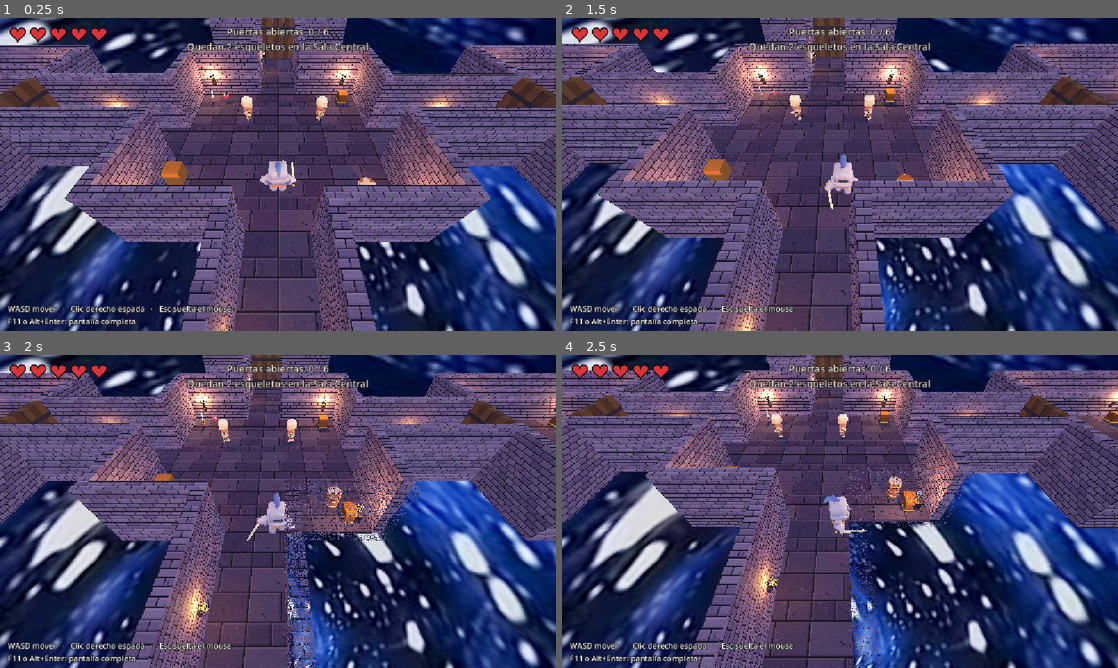
Above: before the commit, frames 1-4 (two rows, left to right).
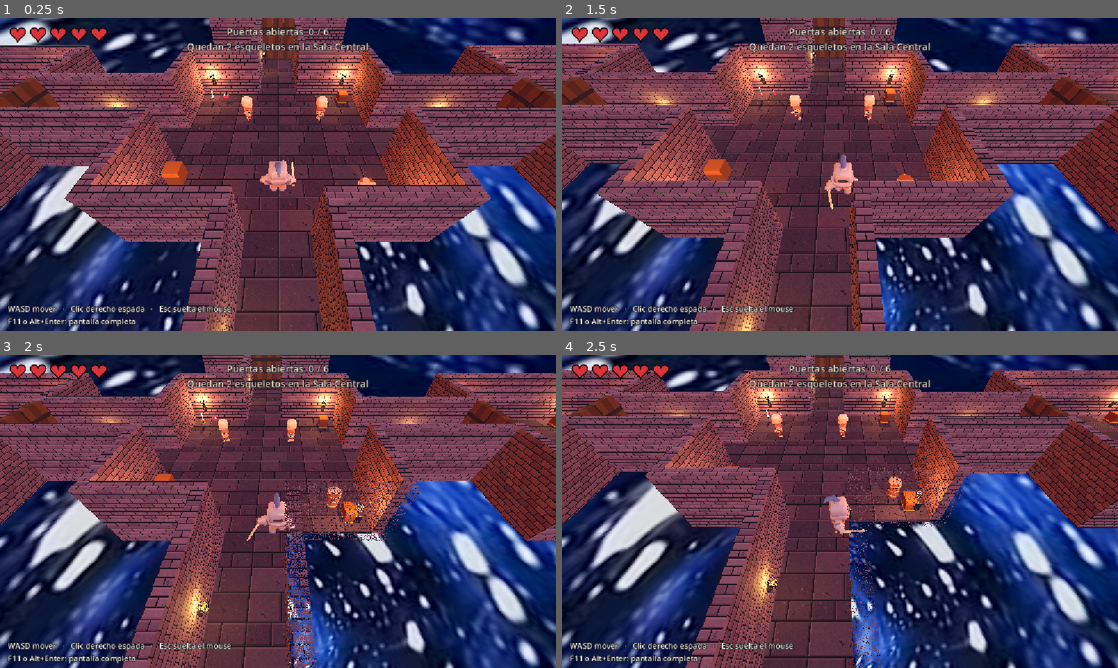
Above: after the commit, the same moments.

Repository: Tairacx/Pixel-dungeon-lite
Game: Godot game, scene res://Level_1.tscn
The game is run twice, just before and just after one commit, with the same random seed, the same clock (stepped at 60 frames per second) and the same inputs. Sound files missing from this copy of the repository are replaced by a short silence.
Inputs (mouse positions are in pixels of both pictures, inside the frame that each line leads up to):
- Up to frame 1 (0.25 s): no input
- Up to frame 2 (1.5 s): tap Enter at 0.5 s; move the mouse to (962, 158) at 0.52 s; hold D (move_right) 0.53-1.28 s; tap E (abrir) at 0.6 s; click (962, 158) at 0.67 s; move the mouse to (728, 190) at 1.27 s; hold S (move_down) from 1.28 s (still down); tap Middle mouse button (apuntar) at 1.35 s
- Up to frame 3 (2 s): keep holding S (move_down)
- Up to frame 4 (2.5 s): move the mouse to (895, 442) at 2.02 s; release S (move_down) at 2.03 s; hold D (move_right) from 2.03 s (still down); hold Shift (correr) from 2.03 s (still down)

The runs differ from the first frame. In frame 1, 50% of the frame differs, in the area x 0-100%, y 0-100%; in frame 2, 51%; in frame 3, 45%; in frame 4, 43%.

Commit message:
Poner el ambiente de Level_1 en un tono calido (naranja)
Ajuste de ambient_light_color para que la luz ambiental no sea neutra sino calida.
Incluye el re-guardado normal de la escena por Godot (uids).

Diff:
--- a/Level_1.tscn
+++ b/Level_1.tscn
@@ -37,7 +37,7 @@
 background_color = Color(0.106, 0.086, 0.149, 1)
 sky = SubResource("Sky_d1osm")
 ambient_light_source = 2
-ambient_light_color = Color(0.6, 0.58, 0.62, 1)
+ambient_light_color = Color(0.77254903, 0.36862746, 0.22745098, 1)
 ambient_light_energy = 1.1
 tonemap_mode = 2
 
@@ -115,10 +115,9 @@
 [node name="WorldEnvironment" type="WorldEnvironment" parent="." unique_id=1752168140]
 environment = SubResource("Entorno")
 
-[node name="LuzAmbiente" type="DirectionalLight3D" parent="."]
+[node name="LuzAmbiente" type="DirectionalLight3D" parent="." unique_id=1140474839]
 transform = Transform3D(0.866025, -0.353553, 0.353553, 0, 0.707107, 0.707107, -0.5, -0.612372, 0.612372, 0, 6, 0)
 light_energy = 0.3
-shadow_enabled = false
 
 [node name="Mazmorra" type="Node3D" parent="." unique_id=2004628181]
 
@@ -272,6 +271,12 @@
 transform = Transform3D(0, 0, 1, 0, 1, 0, -1, 0, 0, 5, 0, 5)
 recompensa = 2
 
+[node name="EsqueletoCentral1" parent="Mazmorra/SalaCentral" unique_id=1654359149 instance=ExtResource("15_esq")]
+transform = Transform3D(1, 0, 0, 0, 1, 0, 0, 0, 1, -2.5, 0.05, -2.5)
+
+[node name="EsqueletoCentral2" parent="Mazmorra/SalaCentral" unique_id=683403843 instance=ExtResource("15_esq")]
+transform = Transform3D(1, 0, 0, 0, 1, 0, 0, 0, 1, 2.5, 0.05, -2.5)
+
 [node name="SalaNorte" type="Node3D" parent="Mazmorra" unique_id=1362507603]
 transform = Transform3D(1, 0, 0, 0, 1, 0, 0, 0, 1, 0, 0, -20)
 
@@ -1127,6 +1132,68 @@
 
 [node name="EsqueletoJefe8" parent="Mazmorra/SalaJefe" unique_id=1520495974 instance=ExtResource("15_esq")]
 transform = Transform3D(1, 0, 0, 0, 1, 0, 0, 0, 1, 2.5986443, 0.20000002, 3.232686)
+
+[node name="BarrilJefe1" parent="Mazmorra/SalaJefe" unique_id=376032792 instance=ExtResource("17_barril")]
+transform = Transform3D(1, 0, 0, 0, 1, 0, 0, 0, 1, -7, 0, -7)
+
+[node name="BarrilJefe2" parent="Mazmorra/SalaJefe" unique_id=176454223 instance=ExtResource("17_barril")]
+transform = Transform3D(1, 0, 0, 0, 1, 0, 0, 0, 1, 7, 0, -7)
+
+[node name="BarrilJefe3" parent="Mazmorra/SalaJefe" unique_id=1418965434 instance=ExtResource("17_barril")]
+transform = Transform3D(1, 0, 0, 0, 1, 0, 0, 0, 1, -7, 0, 7)
+
+[node name="BarrilJefe4" parent="Mazmorra/SalaJefe" unique_id=1130128516 instance=ExtResource("17_barril")]
+transform = Transform3D(1, 0, 0, 0, 1, 0, 0, 0, 1, 7, 0, 7)
+
+[node name="Puertas" type="Node3D" parent="Mazmorra" unique_id=345677026]
+
+[node name="PuertaNorte" type="StaticBody3D" parent="Mazmorra/Puertas" unique_id=1155377774]
+transform = Transform3D(1, 0, 0, 0, 1, 0, 0, 0, 1, 0, 0, -13.75)
+script = ExtResource("21_puerta")
+nombre_sala = "la Sala Norte"
+sala_requerida = NodePath("../../SalaCentral")
+nombre_requisito = "la Sala Central"
+
+[node name="PuertaSur" type="StaticBody3D" parent="Mazmorra/Puertas" unique_id=1177589677]
+transform = Transform3D(1, 0, 0, 0, 1, 0, 0, 0, 1, 0, 0, 13.75)
+script = ExtResource("21_puerta")
+orden = 2
+nombre_sala = "la Sala Sur"
+sala_requerida = NodePath("../../SalaNorte")
+nombre_requisito = "la Sala Norte"
+
+[node name="PuertaOeste" type="StaticBody3D" parent="Mazmorra/Puertas" unique_id=1040592190]
+transform = Transform3D(0, 0, 1, 0, 1, 0, -1, 0, 0, -13.75, 0, 0)
+script = ExtResource("21_puerta")
+orden = 3
+nombre_sala = "la Sala Oeste"
+sala_requerida = NodePath("../../SalaSur")
+nombre_requisito = "la Sala Sur"
+
+[node name="PuertaEste" type="StaticBody3D" parent="Mazmorra/Puertas" unique_id=640497023]
+transform = Transform3D(0, 0, 1, 0, 1, 0, -1, 0, 0, 13.75, 0, 0)
+script = ExtResource("21_puerta")
+orden = 4
+nombre_sala = "la Sala Este"
+sala_requerida = NodePath("../../SalaOeste")
+nombre_requisito = "la Sala Oeste"
+
+[node name="PuertaExtrema" type="StaticBody3D" parent="Mazmorra/Puertas" unique_id=1539761256]
+transform = Transform3D(0, 0, 1, 0, 1, 0, -1, 0, 0, 33.75, 0, 0)
+script = ExtResource("21_puerta")
+orden = 5
+nombre_sala = "la Sala Extrema"
+sala_requerida = NodePath("../../SalaEste")
+nombre_requisito = "la Sala Este"
+
+[node name="PuertaJefe" type="StaticBody3D" parent="Mazmorra/Puertas" unique_id=930471608]
+transform = Transform3D(0, 0, 1, 0, 1, 0, -1, 0, 0, 53.76, 0, 0)
+script = ExtResource("21_puerta")
+orden = 6
+nombre_sala = "la Sala del Jefe"
+sala_requerida = NodePath("../../SalaExtremaEste")
+nombre_requisito = "la Sala Extrema"
+es_jefe = true
 
 [node name="Disparador" type="Area3D" parent="." unique_id=171483001]
 transform = Transform3D(1, 0, 0, 0, 1, 0, 0, 0, 1, 0, 1, -4.9)
@@ -1167,7 +1234,7 @@
 
 [node name="Camera3D" type="Camera3D" parent="PivoteCamara/SpringArm3D" unique_id=903305812]
 
-[node name="ParedesTransparentes" type="Node" parent="." node_paths=PackedStringArray("camara", "objetivo")]
+[node name="ParedesTransparentes" type="Node" parent="." unique_id=472611373 node_paths=PackedStringArray("camara", "objetivo")]
 script = ExtResource("21_paredes")
 camara = NodePath("../PivoteCamara/SpringArm3D/Camera3D")
 objetivo = NodePath("../Personaje")
@@ -1205,74 +1272,5 @@
 script = ExtResource("13_hud")
 salud = NodePath("../Personaje/Salud")
 
-[node name="Puertas" type="Node3D" parent="Mazmorra"]
-
-[node name="PuertaNorte" type="StaticBody3D" parent="Mazmorra/Puertas"]
-transform = Transform3D(1, 0, 0, 0, 1, 0, 0, 0, 1, 0, 0, -13.75)
-script = ExtResource("21_puerta")
-sala_requerida = NodePath("../../SalaCentral")
-nombre_requisito = "la Sala Central"
-orden = 1
-nombre_sala = "la Sala Norte"
-
-[node name="PuertaSur" type="StaticBody3D" parent="Mazmorra/Puertas"]
-transform = Transform3D(1, 0, 0, 0, 1, 0, 0, 0, 1, 0, 0, 13.75)
-script = ExtResource("21_puerta")
-sala_requerida = NodePath("../../SalaNorte")
-nombre_requisito = "la Sala Norte"
-orden = 2
-nombre_sala = "la Sala Sur"
-
-[node name="PuertaOeste" type="StaticBody3D" parent="Mazmorra/Puertas"]
-transform = Transform3D(0, 0, 1, 0, 1, 0, -1, 0, 0, -13.75, 0, 0)
-script = ExtResource("21_puerta")
-sala_requerida = NodePath("../../SalaSur")
-nombre_requisito = "la Sala Sur"
-orden = 3
-nombre_sala = "la Sala Oeste"
-
-[node name="PuertaEste" type="StaticBody3D" parent="Mazmorra/Puertas"]
-transform = Transform3D(0, 0, 1, 0, 1, 0, -1, 0, 0, 13.75, 0, 0)
-script = ExtResource("21_puerta")
-sala_requerida = NodePath("../../SalaOeste")
-nombre_requisito = "la Sala Oeste"
-orden = 4
-nombre_sala = "la Sala Este"
-
-[node name="PuertaExtrema" type="StaticBody3D" parent="Mazmorra/Puertas"]
-transform = Transform3D(0, 0, 1, 0, 1, 0, -1, 0, 0, 33.75, 0, 0)
-script = ExtResource("21_puerta")
-sala_requerida = NodePath("../../SalaEste")
-nombre_requisito = "la Sala Este"
-orden = 5
-nombre_sala = "la Sala Extrema"
-
-[node name="PuertaJefe" type="StaticBody3D" parent="Mazmorra/Puertas"]
-transform = Transform3D(0, 0, 1, 0, 1, 0, -1, 0, 0, 53.76, 0, 0)
-script = ExtResource("21_puerta")
-sala_requerida = NodePath("../../SalaExtremaEste")
-nombre_requisito = "la Sala Extrema"
-orden = 6
-nombre_sala = "la Sala del Jefe"
-es_jefe = true
-
-[node name="EsqueletoCentral1" parent="Mazmorra/SalaCentral" instance=ExtResource("15_esq")]
-transform = Transform3D(1, 0, 0, 0, 1, 0, 0, 0, 1, -2.5, 0.05, -2.5)
-
-[node name="EsqueletoCentral2" parent="Mazmorra/SalaCentral" instance=ExtResource("15_esq")]
-transform = Transform3D(1, 0, 0, 0, 1, 0, 0, 0, 1, 2.5, 0.05, -2.5)
-
-[node name="SistemaPuertas" type="Node" parent="."]
+[node name="SistemaPuertas" type="Node" parent="." unique_id=2104208380]
 script = ExtResource("22_sispuertas")
-
-[node name="BarrilJefe1" parent="Mazmorra/SalaJefe" instance=ExtResource("17_barril")]
-transform = Transform3D(1, 0, 0, 0, 1, 0, 0, 0, 1, -7, 0, -7)
-
-[node name="BarrilJefe2" parent="Mazmorra/SalaJefe" instance=ExtResource("17_barril")]
-transform = Transform3D(1, 0, 0, 0, 1, 0, 0, 0, 1, 7, 0, -7)
-
-[node name="BarrilJefe3" parent="Mazmorra/SalaJefe" instance=ExtResource("17_barril")]
-transform = Transform3D(1, 0, 0, 0, 1, 0, 0, 0, 1, -7, 0, 7)
-
-[node name="BarrilJefe4" parent="Mazmorra/SalaJefe" instance=ExtResource("17_barril")]
-transform = Transform3D(1, 0, 0, 0, 1, 0, 0, 0, 1, 7, 0, 7)
Not shown: 3 places in Level_1.tscn that only renumber resources
